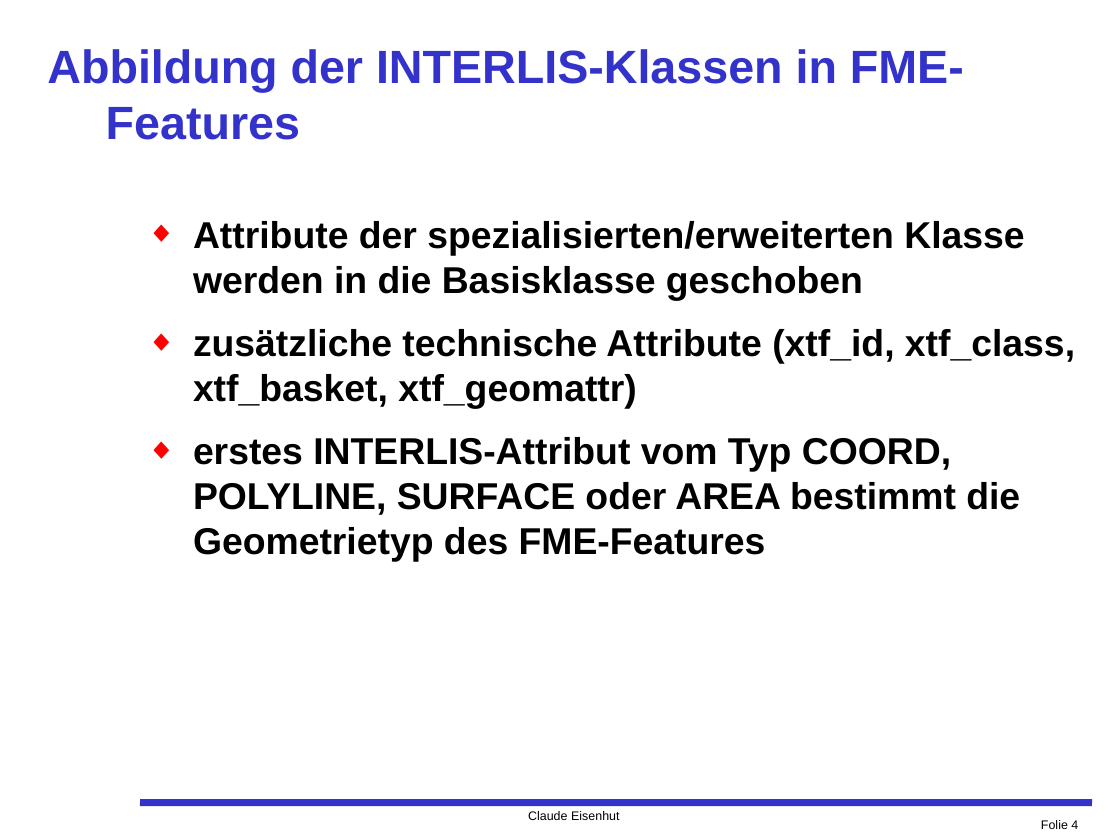
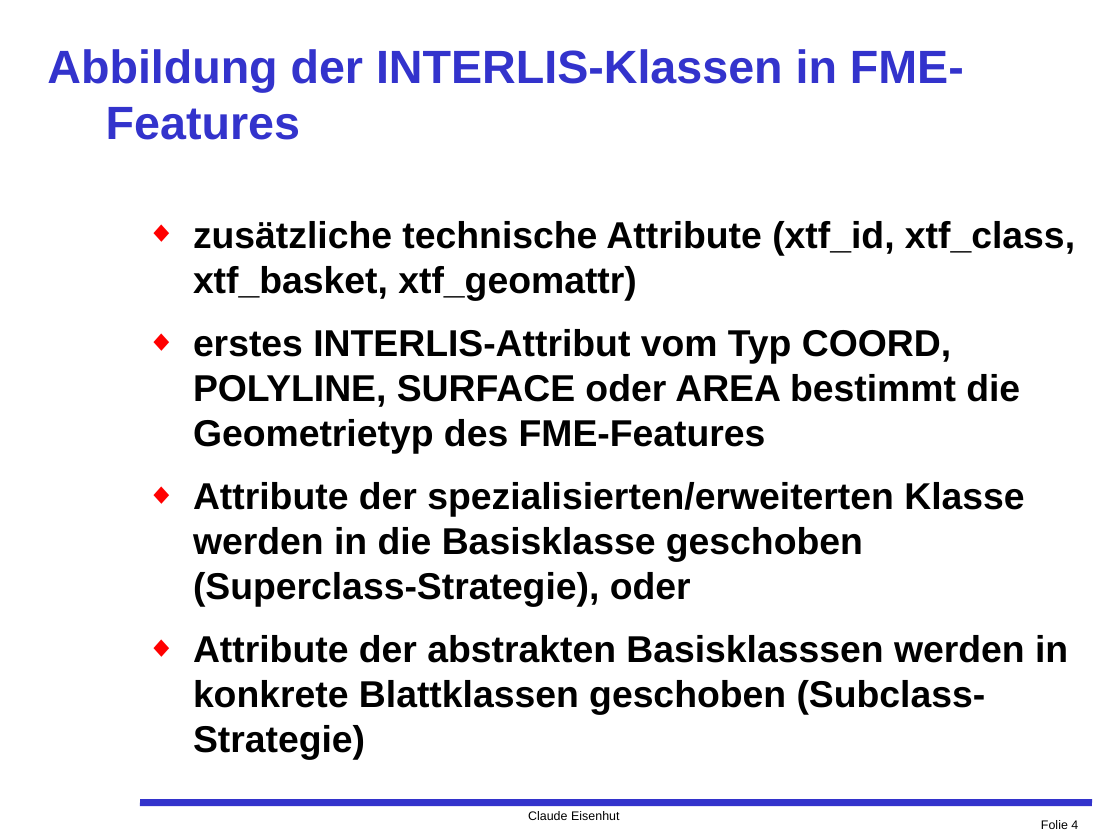
Before and after one commit to claeis/ili2fme, a slide deck: slide 4 of docs/usr/FME-Modul.ppt. Drawn at 1120x840 pixels with LibreOffice and Linux fonts; fonts in the diff are those of the drawing. Boxes give left, top, right and bottom in pixels: in the first picture for what was removed or moved away, otherwise in the second. Text is boxed around its words. In the diff, an @@ line names an element or a change of style, - is before the commit and + after.

```diff
--- a/docs/usr/FME-Modul.ppt
+++ b/docs/usr/FME-Modul.ppt
@@ text at [193, 221, 1024, 300]: paragraph removed @@
-◆ Attribute der spezialisierten/erweiterten Klasse werden in die Basisklasse geschoben
@@ text at [193, 482, 1068, 760]: paragraphs added @@
+◆ Attribute der spezialisierten/erweiterten Klasse werden in die Basisklasse geschoben (Superclass-Strategie), oder
+◆ Attribute der abstrakten Basisklasssen werden in konkrete Blattklassen geschoben (Subclass-Strategie)
```
Also in this commit, not shown: 5 other slides changed, 7 other files.
